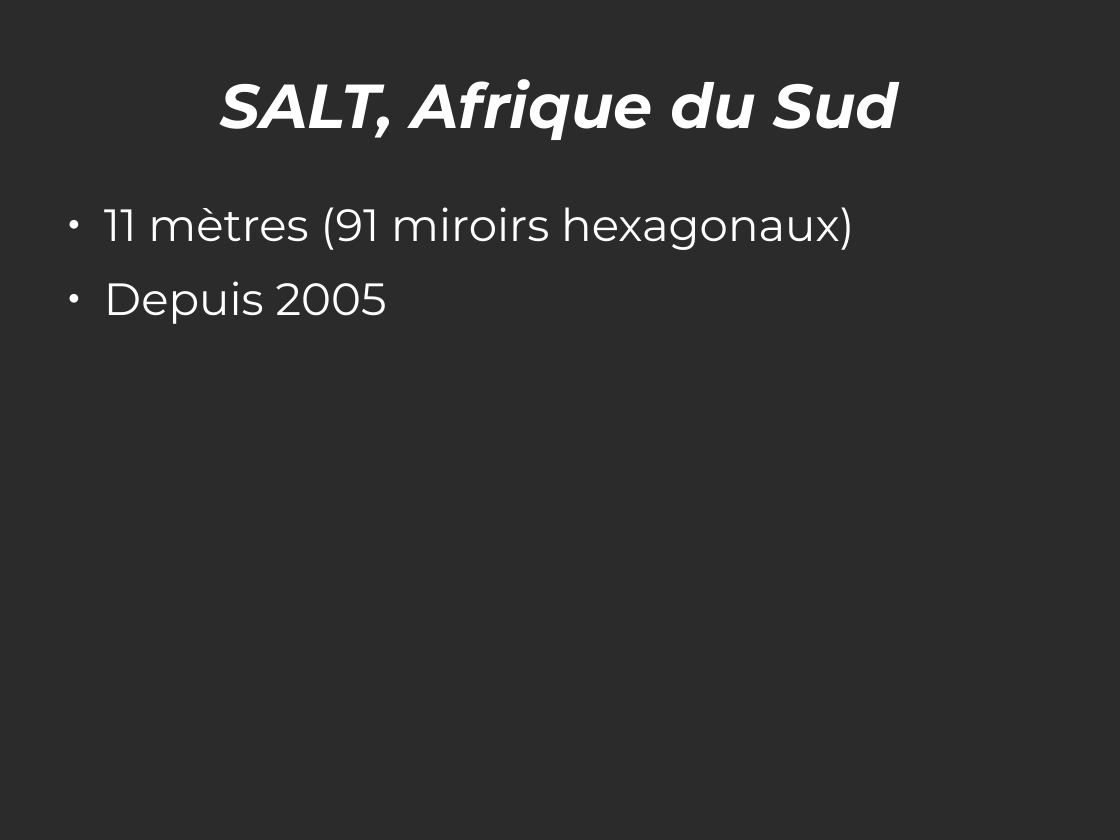
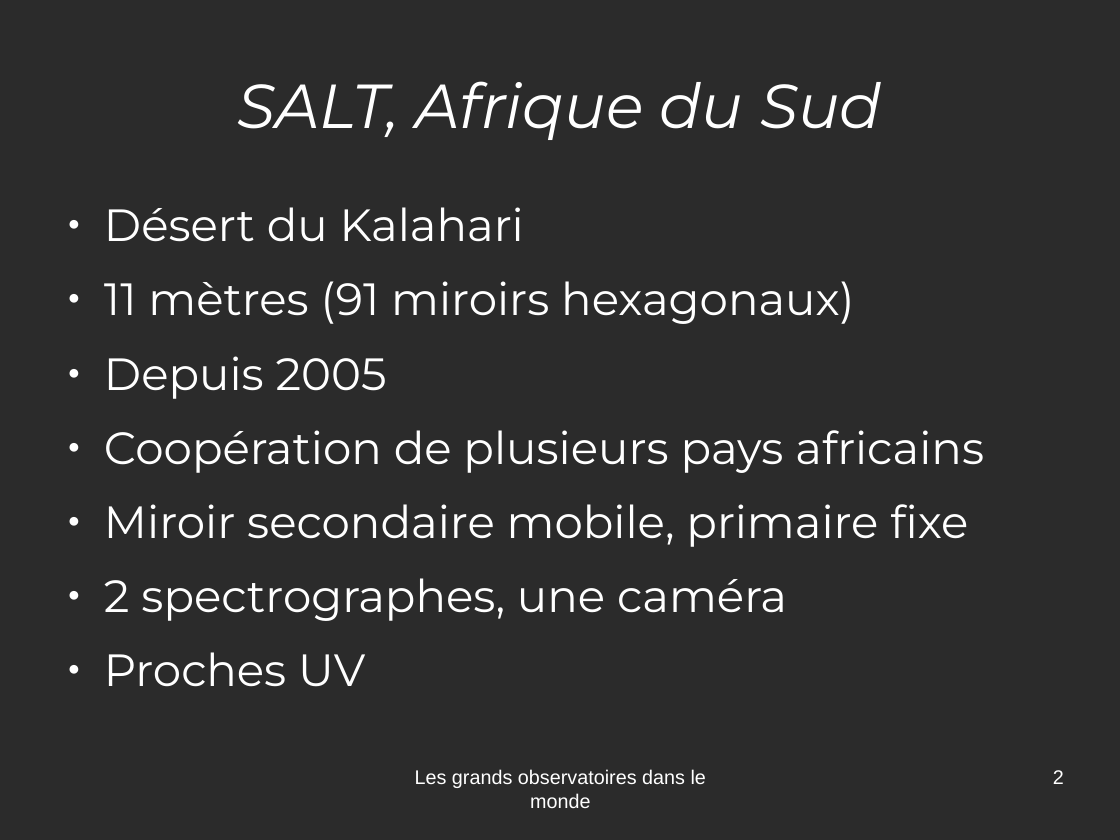
Before and after one commit to jcarnu/qf-astro, a slide deck: slide 2 of Ressources/Presentations/Observatoires.odp. Drawn at 1120x840 pixels with LibreOffice and Linux fonts; fonts in the diff are those of the drawing; background and template pictures are left out; a plain dark background stands for a picture behind light text. Boxes give left, top, right and bottom in pixels: in the first picture for what was removed or moved away, otherwise in the second. Text is boxed around its words. In the diff, an @@ line names an element or a change of style, - is before the commit and + after.

```diff
--- a/Ressources/Presentations/Observatoires.odp
+++ b/Ressources/Presentations/Observatoires.odp
@@ title "SALT, Afrique du Sud" at [237,81,882,140]: bold off @@
@@ text at [104,207,524,242]: paragraph added @@
+● Désert du Kalahari
@@ text at [104,430,984,687]: paragraphs added @@
+● Coopération de plusieurs pays africains
+● Miroir secondaire mobile, primaire fixe
+● 2 spectrographes, une caméra
+● Proches UV
@@ text added at [415,769,706,808], 14 pt, text #FFFFFF @@
+Les grands observatoires dans le monde
@@ page number added at [1053,770,1064,784], 14 pt, text #FFFFFF @@
+2
```
Also in this commit, not shown: 16 other slides changed, 4 slides added, 1 slide removed, 8 other files.
